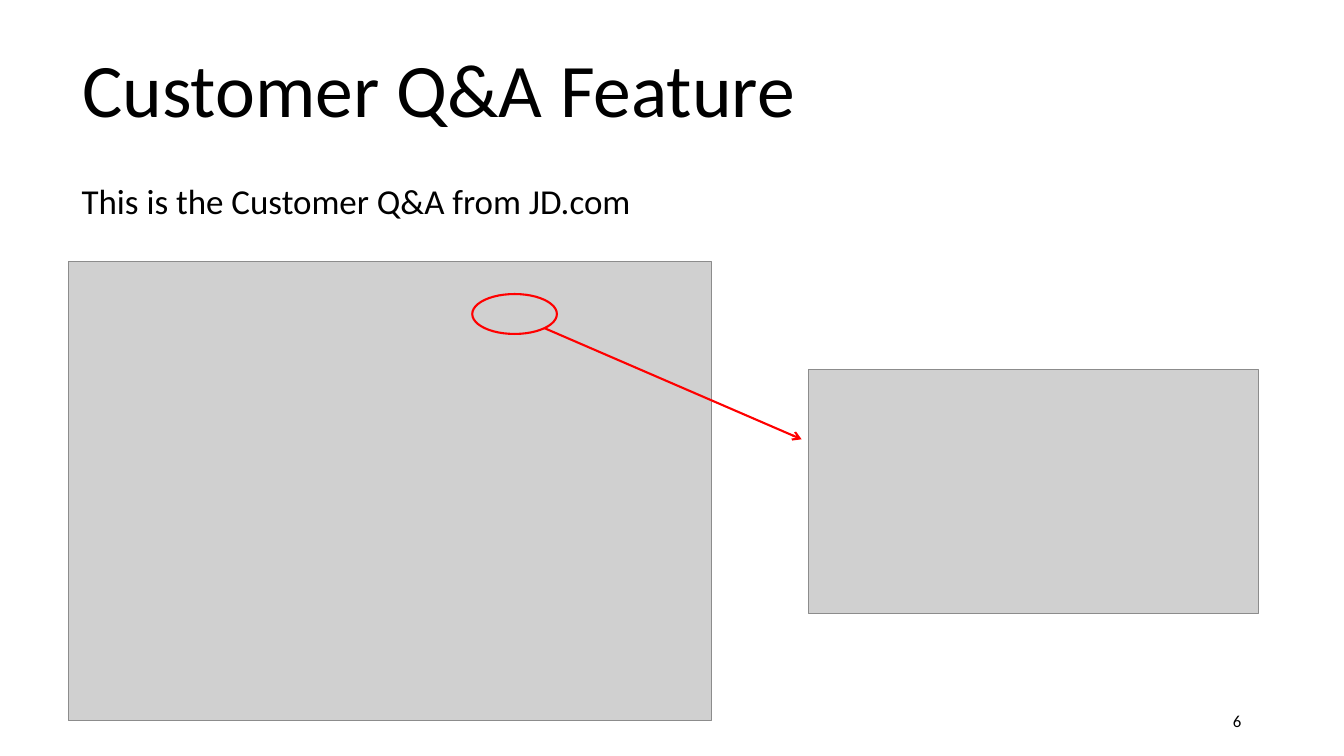
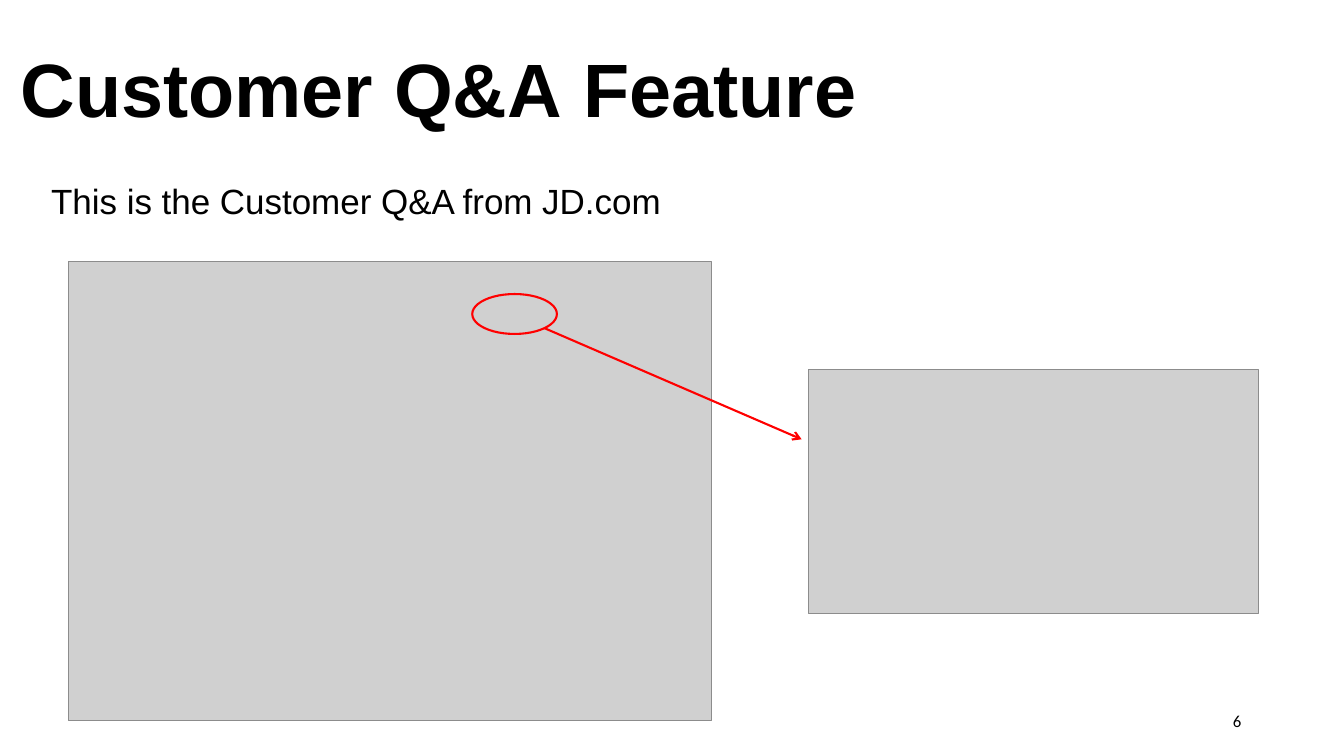
Before and after one commit to lrrong2020/Technical-Writing, a slide deck: slide 6 of Technical Writing.pptx. Drawn at 1344x756 pixels with LibreOffice and Linux fonts; fonts in the diff are those of the drawing; grey boxes stand for pictures. Boxes give left, top, right and bottom in pixels: in the first picture for what was removed or moved away, otherwise in the second. Text is boxed around its words. In the diff, an @@ line names an element or a change of style, - is before the commit and + after.

```diff
--- a/Technical Writing.pptx
+++ b/Technical Writing.pptx
@@ text "Customer Q&A Feature": place and size @@
-text "Customer Q&A Feature" at [82,65,795,127]
+text "Customer Q&A Feature" at [21,64,856,131]
@@ text "Customer Q&A Feature" at [21,64,856,131]: font Calibri to Arial, bold on @@
@@ text "This is the Customer Q&A ...": place and size @@
-text "This is the Customer Q&A ..." at [82,189,630,219]
+text "This is the Customer Q&A ..." at [51,188,661,220]
@@ text "This is the Customer Q&A ..." at [51,188,661,220]: font Calibri to Arial @@
```
Also in this commit, not shown: 6 other slides changed.
